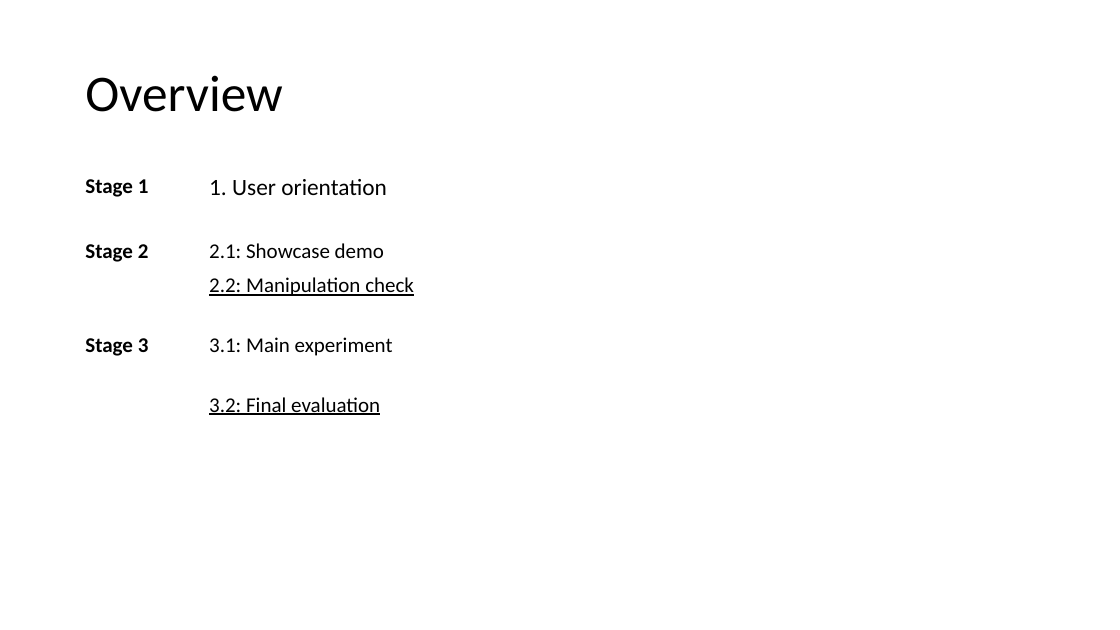
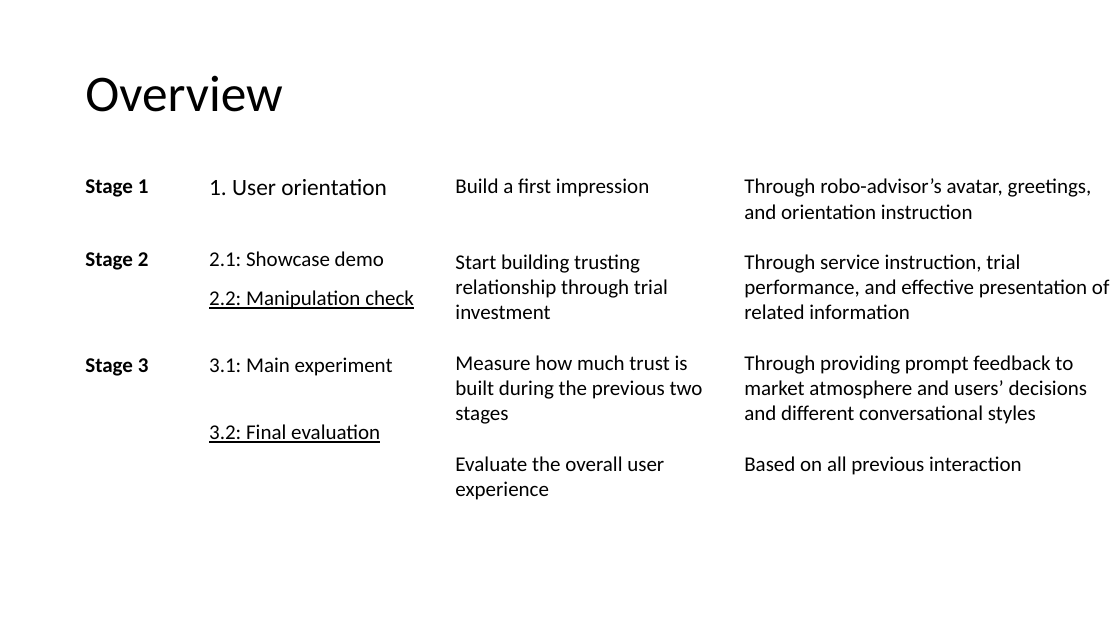
Before and after one commit to ZWLori/robo-advisor, a slide deck: slide 3 of images/Robo-advisor design materials.pptx (slide 2 before the commit). Drawn at 1120x630 pixels with LibreOffice and Linux fonts; fonts in the diff are those of the drawing. Boxes give left, top, right and bottom in pixels: in the first picture for what was removed or moved away, otherwise in the second. Text is boxed around its words. In the diff, an @@ line names an element or a change of style, - is before the commit and + after.

```diff
--- a/images/Robo-advisor design materials.pptx
+++ b/images/Robo-advisor design materials.pptx
@@ table: place and size @@
-table at [77,169,495,444]
+table at [77,169,495,483]
@@ text added at [455,178,703,500], 18 pt, text #000000 @@
+Build a first impression
+Start building trusting relationship through trial investment
+Measure how much trust is built during the previous two stages
+Evaluate the overall user experience
@@ text added at [744,178,1109,475], 18 pt, text #000000 @@
+Through robo-advisor’s avatar, greetings, and orientation instruction
+Through service instruction, trial performance, and effective presentation of related information
+Through providing prompt feedback to market atmosphere and users’ decisions and different conversational styles
+Based on all previous interaction
```
Also in this commit, not shown: 2 slides added, 2 slides removed.
